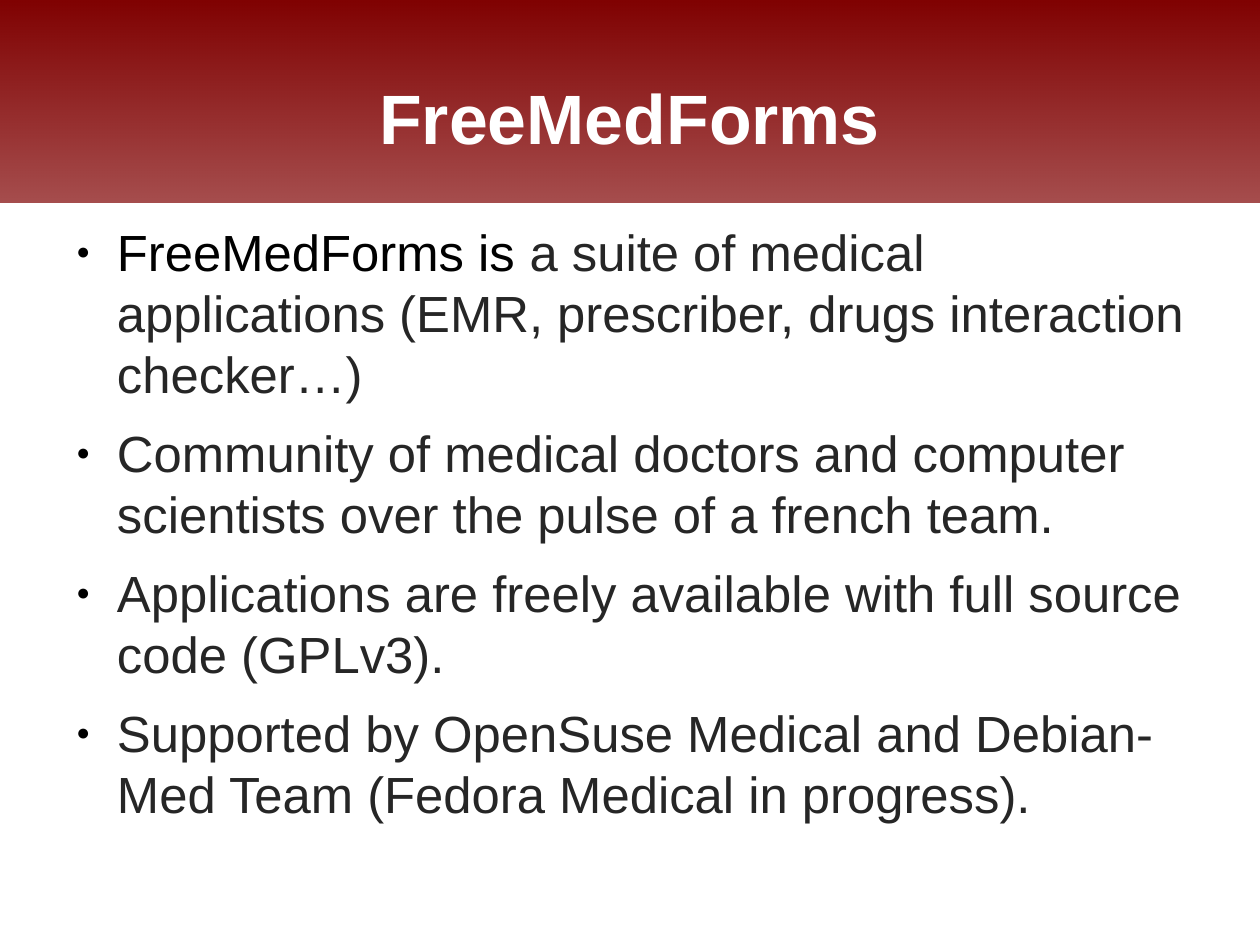
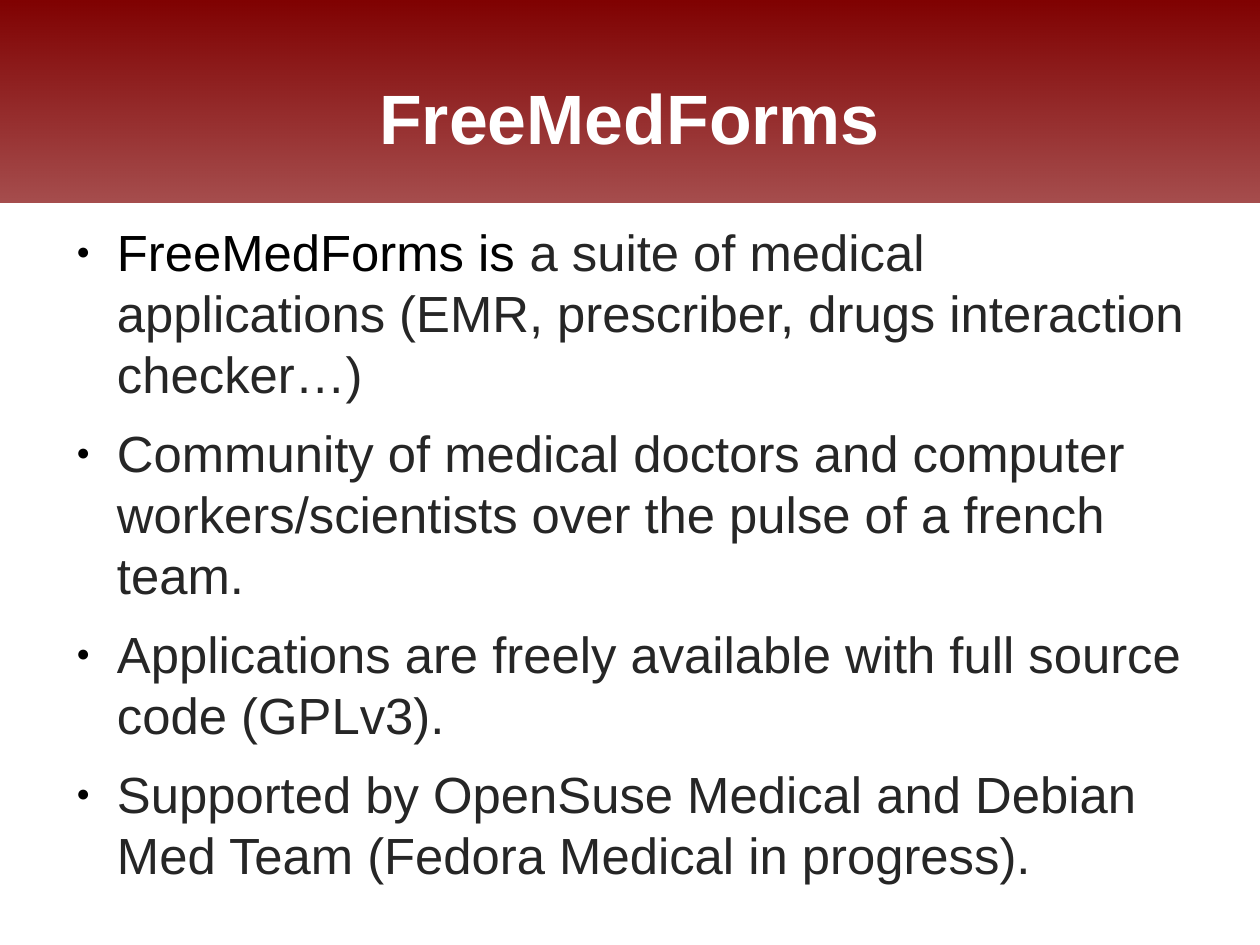
Before and after one commit to FreeHealth/freehealth, a slide deck: slide 2 of science/freemedforms_fosdem2011.odp. Drawn at 1260x945 pixels with LibreOffice and Linux fonts; fonts in the diff are those of the drawing; background and template pictures are left out. Boxes give left, top, right and bottom in pixels: in the first picture for what was removed or moved away, otherwise in the second. Text is boxed around its words. In the diff, an @@ line names an element or a change of style, - is before the commit and + after.

```diff
--- a/science/freemedforms_fosdem2011.odp
+++ b/science/freemedforms_fosdem2011.odp
@@ text at <box>117,435,1125,595</box>: text changed @@
-● Community of medical doctors and computer scientists over the pulse of a french team.
+● Community of medical doctors and computer workers/scientists over the pulse of a french team.
@@ text at <box>117,776,1136,885</box>: text changed @@
-● Supported by OpenSuse Medical and Debian-Med Team (Fedora Medical in progress).
+● Supported by OpenSuse Medical and Debian Med Team (Fedora Medical in progress).
```
Also in this commit, not shown: 4 other slides changed, 1 slide added.
